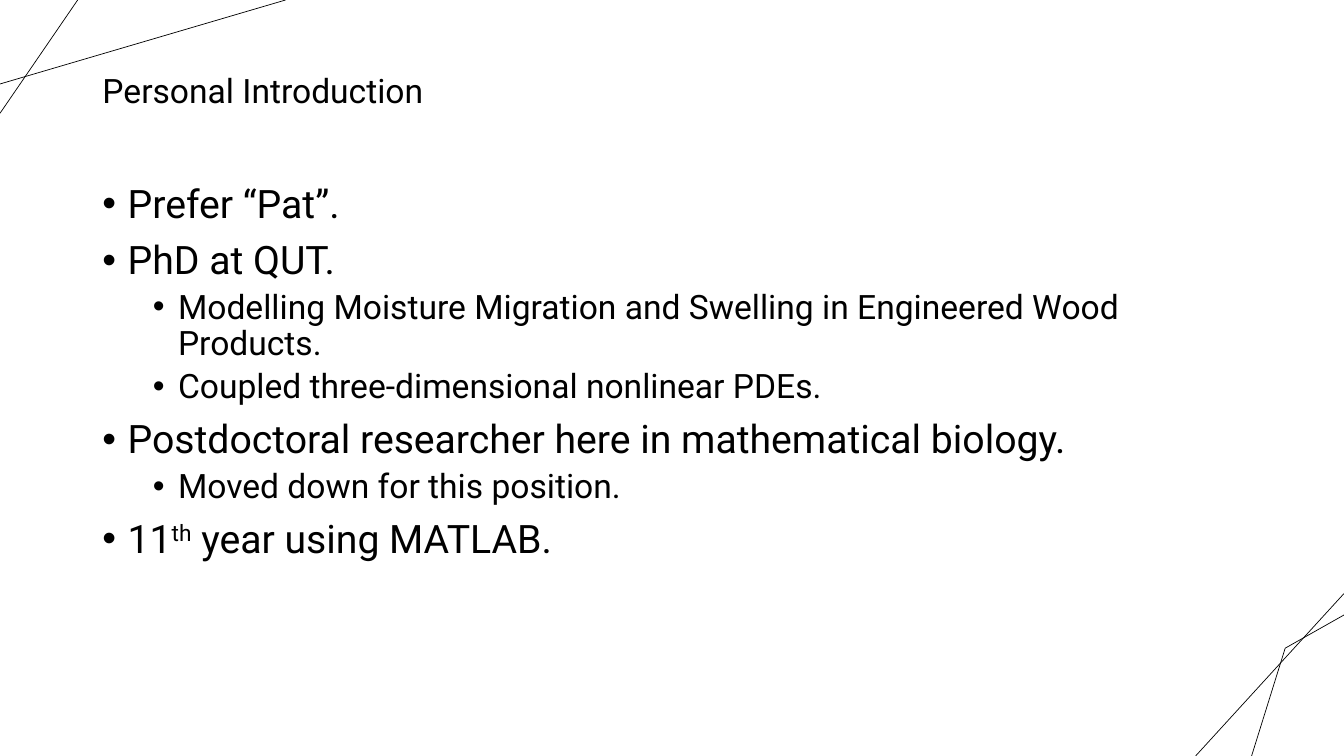
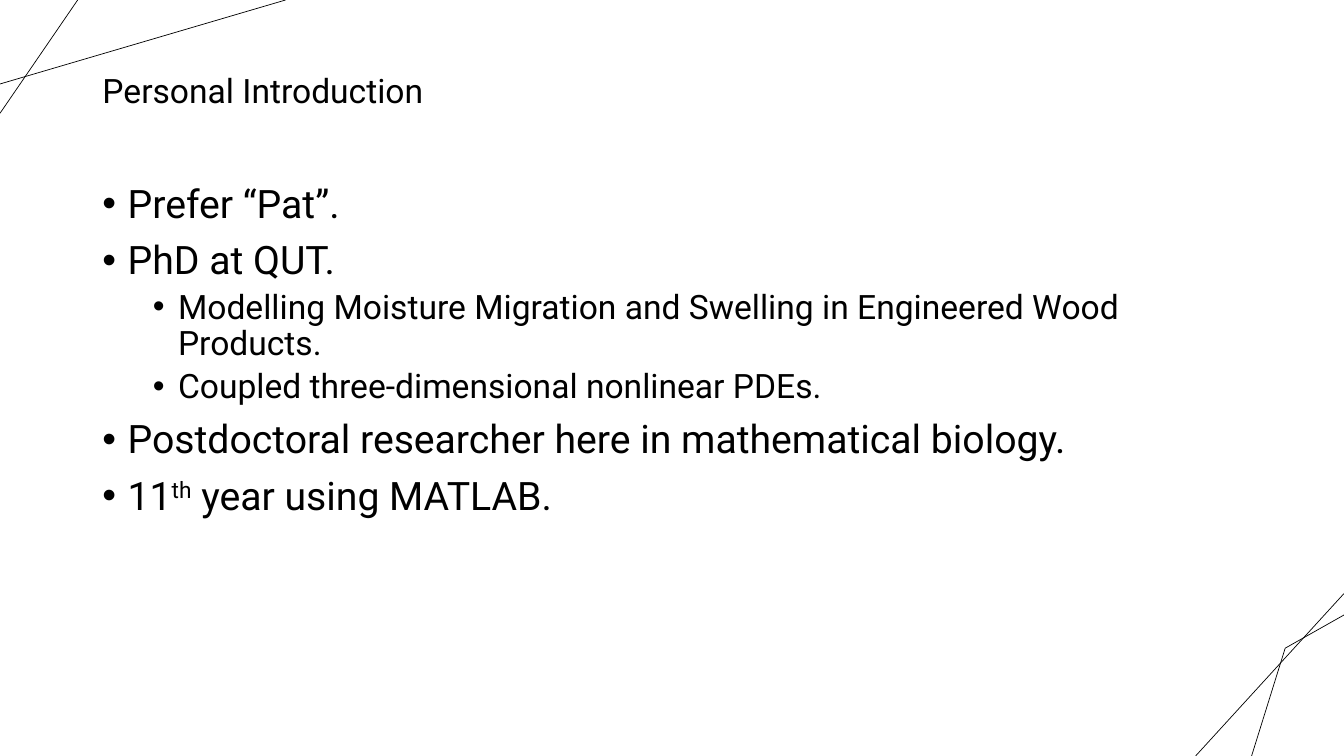
Before and after one commit to psgrant/MAST90026_26, a slide deck: slide 2 of Intro_Slides.pptx. Drawn at 1344x756 pixels with LibreOffice and Linux fonts; fonts in the diff are those of the drawing; background and template pictures are left out. Boxes give left, top, right and bottom in pixels: in the first picture for what was removed or moved away, otherwise in the second. Text is boxed around its words. In the diff, an @@ line names an element or a change of style, - is before the commit and + after.

```diff
--- a/Intro_Slides.pptx
+++ b/Intro_Slides.pptx
@@ text at (178, 472, 621, 505): paragraph removed @@
-  • Moved down for this position.
```
Also in this commit, not shown: 29 other files.
